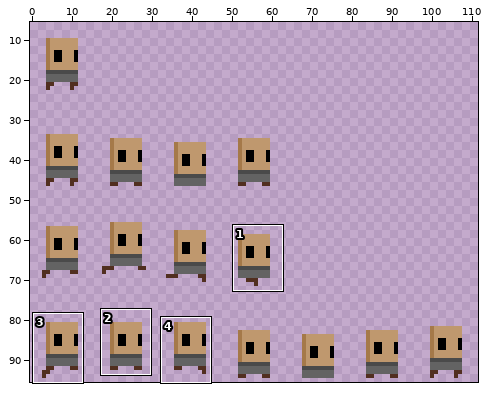
Sprite sheet -- core/assets/textures/human.png. Above: a wide view before the commit, with the close-up outlined.
Close-up. The starting point:
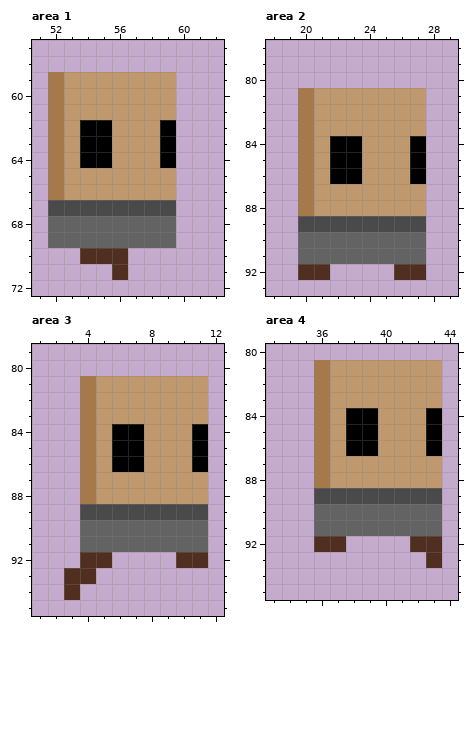
The file is 112x96 pixels. Pixels under 10% opacity are left out. Colours within 5 levels of each other are drawn and written as one. Shown: area 1: x 51..62, y 57..72; area 2: x 18..29, y 78..93; area 3: x 1..12, y 79..95; area 4: x 33..44, y 80..95. The wide view leaves out empty margins. The commit also changed other parts of the picture, which this record leaves out.
And afterwards:
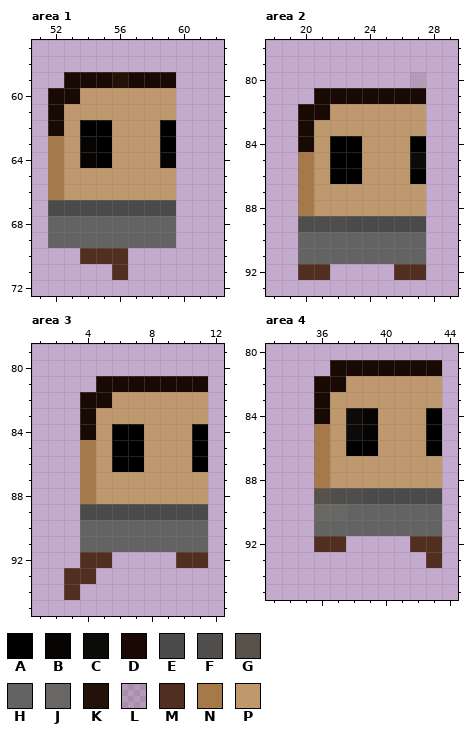
Palette (. is transparent): A #000000  B #070504  C #0d0b08  D #190903  E #4a4a4a  F #504e4c  G #58514a  H #636363  J #696764  K #231208  L #452f1f1f  M #512f20  N #a57949  P #bf986e
The edit:
Area 1:
y 59: x 52..59 NPPPPPPP -> .DDDKDDD
y 60: x 52..53 NP -> DD
y 61..62: x 52 N -> D
y 63: x 54 A -> B
y 64: x 54 A -> B; x 59 A -> B
Area 2:
y 80: x 27 . -> L
y 81: x 20..27 NPPPPPPP -> .DDDDDDD
y 82: x 20..21 NP -> DD
y 83..84: x 20 N -> D
y 85: x 27 A -> C
y 89: x 20..22 EEE -> FFF
Area 3:
y 81: x 4..11 NPPPPPPP -> .DDDDDDD
y 82: x 4..5 NP -> DD
y 83..84: x 4 N -> D
Area 4:
y 81: x 36..43 NPPPPPPP -> .DDDDDDD
y 82: x 36..37 NP -> DD
y 83: x 36 N -> D
y 84: x 36 N -> D; x 38..39 AA -> CB
y 85: x 38..39 AA -> CB
y 89: x 36..38 EEE -> GFF
y 90: x 36..37 HH -> JJ
Where, in picture pixels (left, top, right, bottom), the same in both close-ups:
changed: (48, 72, 176, 168)
changed: (298, 72, 426, 232)
changed: (80, 376, 208, 440)
changed: (314, 360, 442, 440)
changed: (314, 488, 362, 520)
